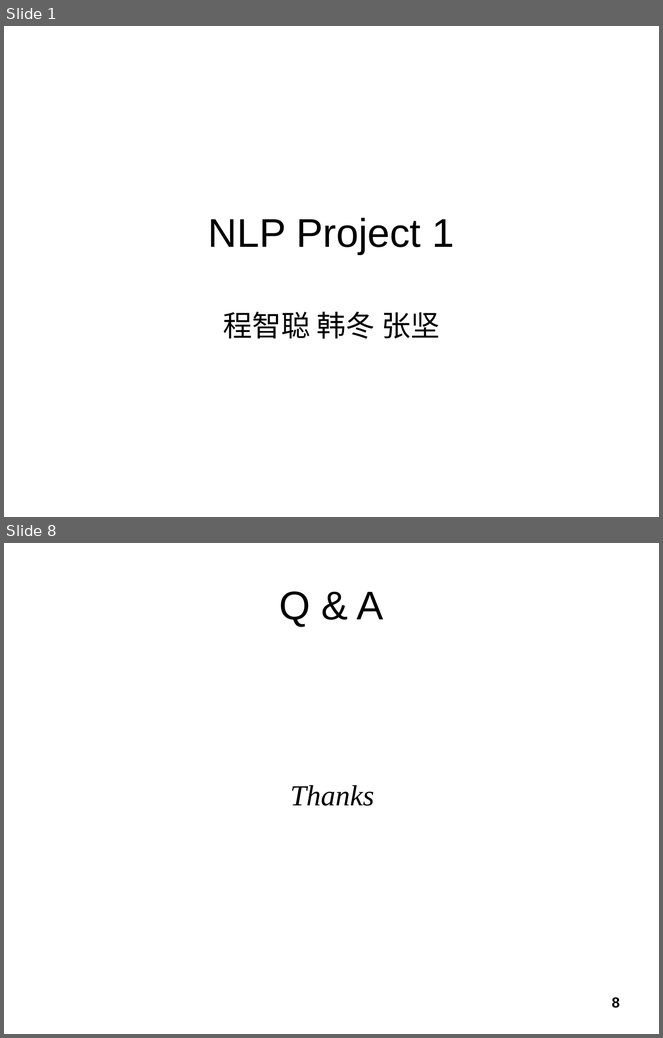
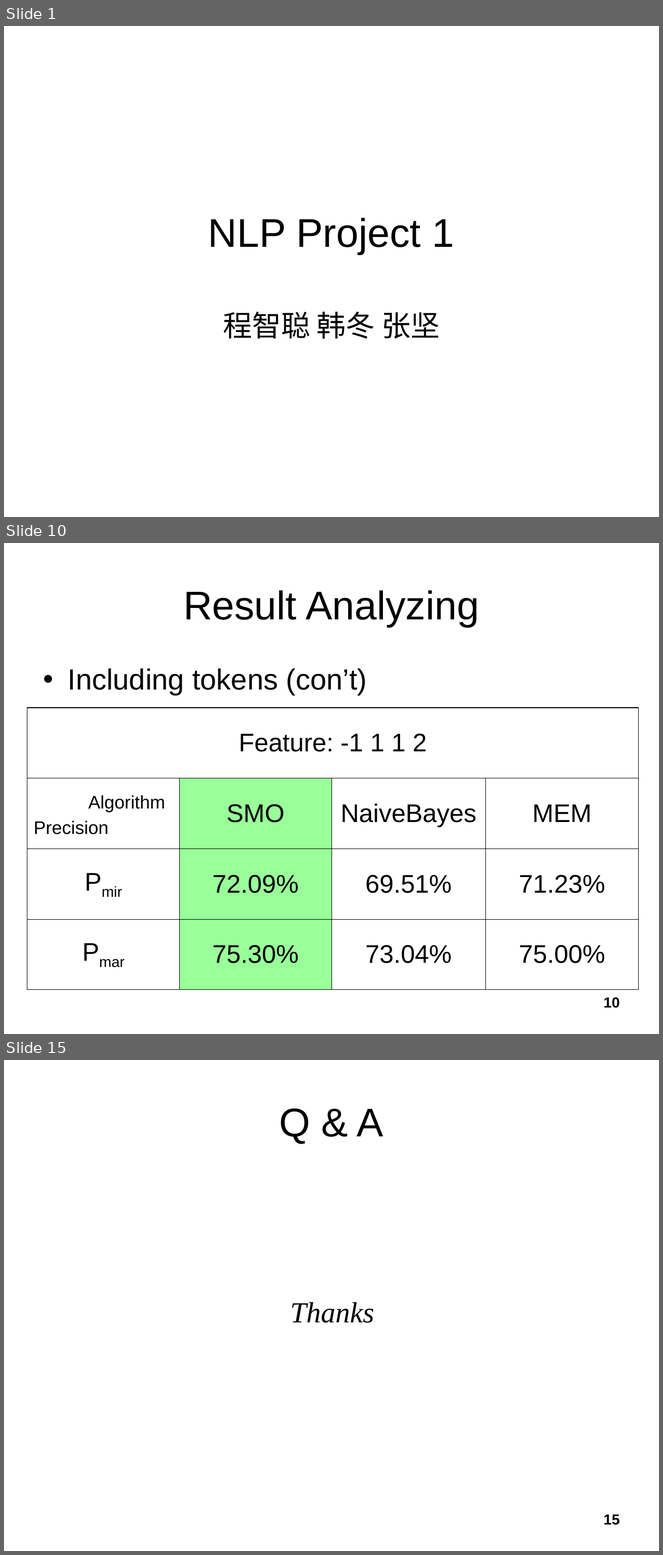
Before and after one commit to tallshort/nlpcourse, a slide deck: reports/NLP Project 1.ppt. Shown one above the other, each under a label of ours: slides 1 and 8 before the commit, slides 1, 10 and 15 after it; the slides between them are not shown. The pictures are 663x1038 and 663x1555 pixels, drawn with LibreOffice and Linux fonts; fonts in the diff are those of the drawing. Boxes give left, top, right and bottom in pixels: in the first picture for what was removed or moved away, otherwise in the second. Text is boxed around its words. In the diff, an @@ line names an element or a change of style, - is before the commit and + after.

```diff
--- a/reports/NLP Project 1.ppt
+++ b/reports/NLP Project 1.ppt
@@ slide 10 added at <box>4,543,659,1034</box>, background #FFFFFF @@
@@ title added at <box>183,590,479,627</box>, 44 pt, text #000000 @@
+Result Analyzing
@@ text added at <box>68,668,367,695</box>, 32 pt, text #000000 @@
+• Including tokens (con’t)
@@ table added at <box>27,708,638,991</box>, 4 rows, 4 columns @@
+Feature: -1 1 1 2 |  |  | 
+Algorithm / Precision | SMO | NaiveBayes | MEM
+Pmir | 72.09% | 69.51% | 71.23%
+Pmar | 75.30% | 73.04% | 75.00%
@@ page number added at <box>604,997,620,1008</box>, 16 pt, text #000000, bold @@
+10
@@ what was slide 8 is now slide 15 @@
@@ page number at <box>604,1514,620,1525</box>: text changed @@
-8
+15
```
Also in this commit, not shown: 5 slides changed, 7 other slides added, 1 slide removed.
